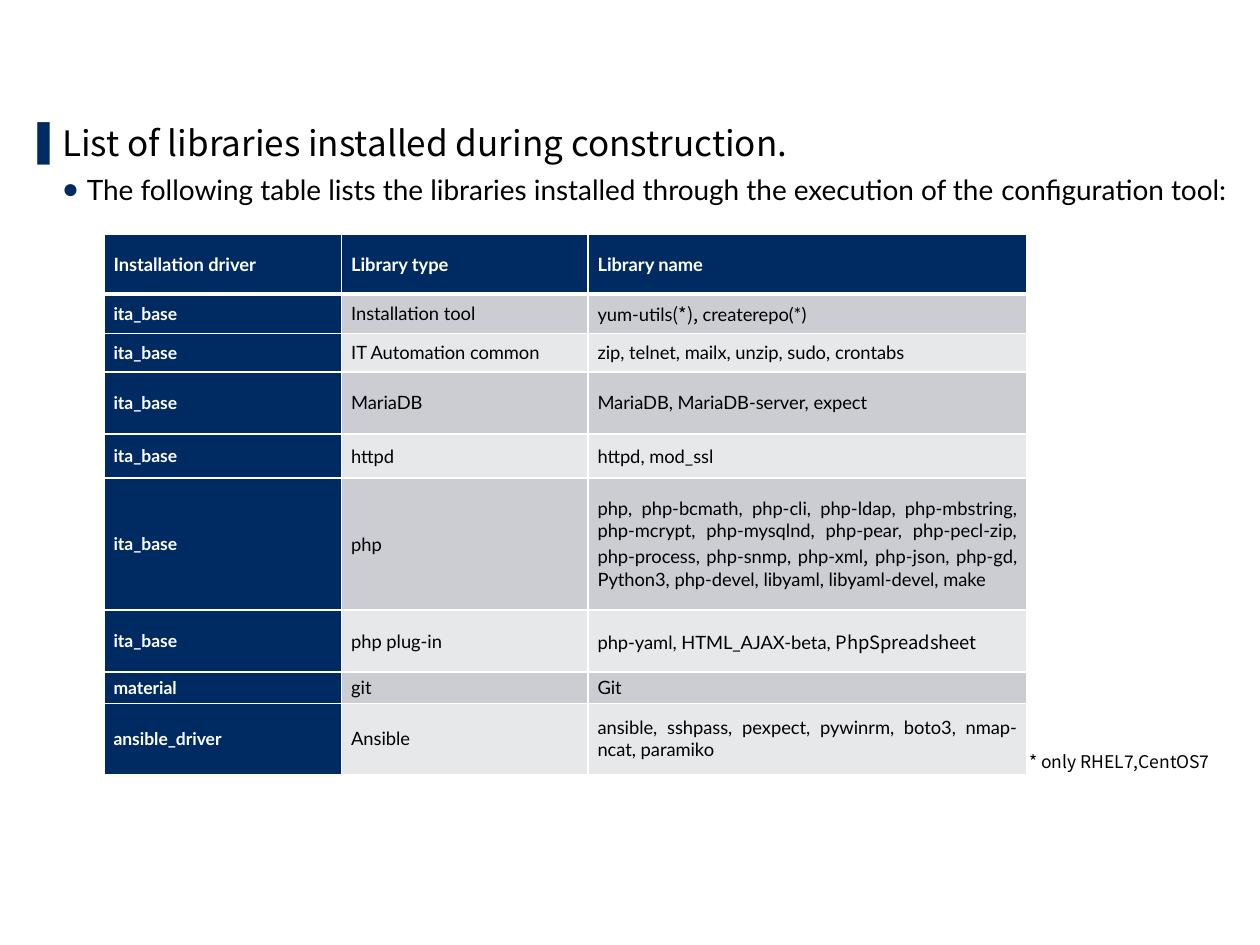
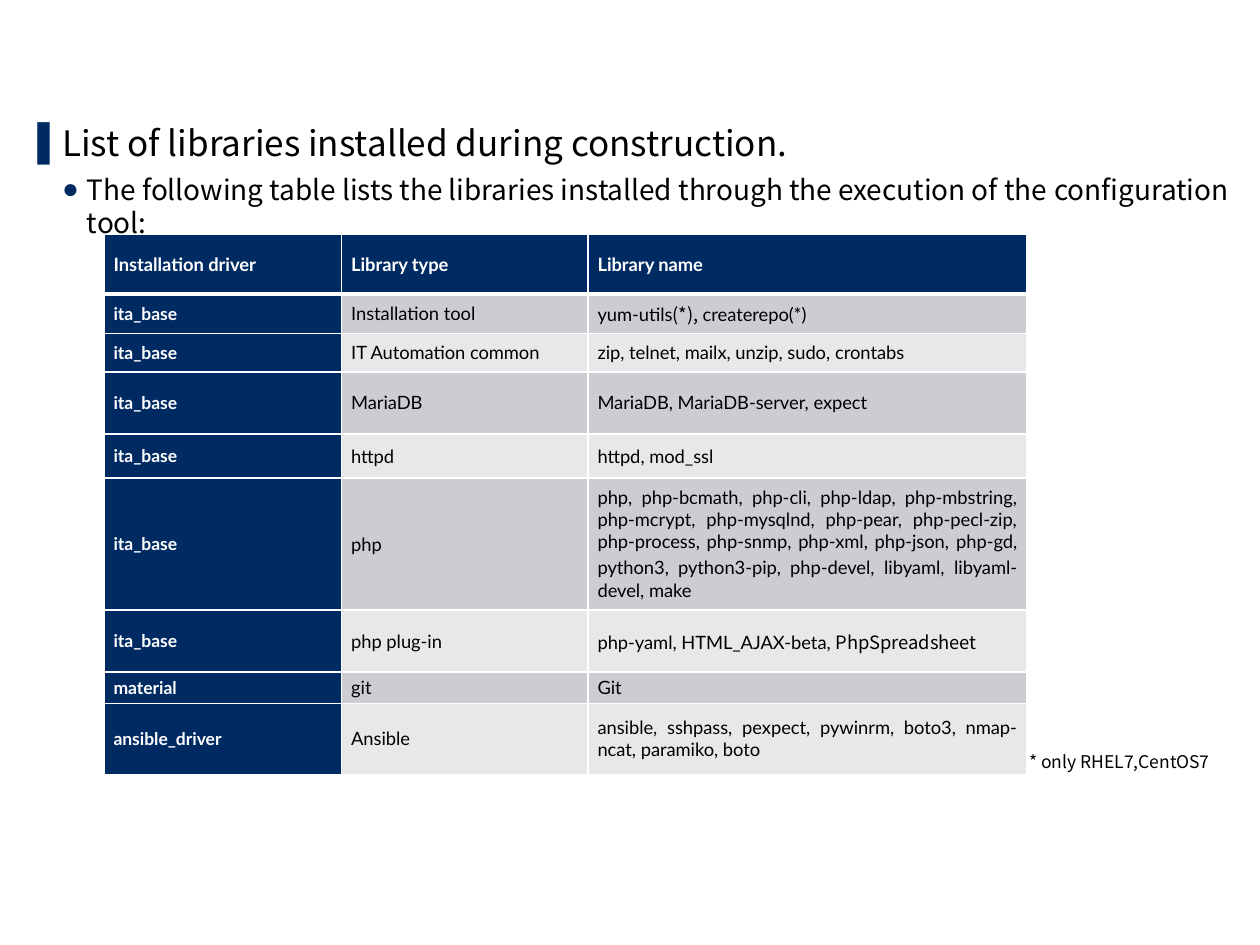
Before and after one commit to exastro-suite/it-automation-docs, a slide deck: slide 22 of asset/Learn/ITA-online-install_en.pptx (slide 19 before the commit). Drawn at 1260x945 pixels with LibreOffice and Linux fonts; fonts in the diff are those of the drawing; background and template pictures are left out. Boxes give left, top, right and bottom in pixels: in the first picture for what was removed or moved away, otherwise in the second. Text is boxed around its words. In the diff, an @@ line names an element or a change of style, - is before the commit and + after.

```diff
--- a/asset/Learn/ITA-online-install_en.pptx
+++ b/asset/Learn/ITA-online-install_en.pptx
@@ text at [87, 177, 1228, 241]: font Lato to Noto Sans CJK JP in "The following table lists the libraries installed ..." @@
@@ table at [105, 234, 1028, 775] @@
-row 6, column 3: php, php-bcmath, php-cli, php-ldap, php-mbstring, php-mcrypt, php-mysqlnd, php-pear, php-pecl-zip, php-process, php-snmp, php-xml, php-json, php-gd, Python3, php-devel, libyaml, libyaml-devel, make
+row 6, column 3: php, php-bcmath, php-cli, php-ldap, php-mbstring, php-mcrypt, php-mysqlnd, php-pear, php-pecl-zip, php-process, php-snmp, php-xml, php-json, php-gd, python3, python3-pip, php-devel, libyaml, libyaml-devel, make
-row 9, column 3: ansible, sshpass, pexpect, pywinrm, boto3, nmap-ncat, paramiko
+row 9, column 3: ansible, sshpass, pexpect, pywinrm, boto3, nmap-ncat, paramiko, boto
```
Also in this commit, not shown: 16 other slides changed, 8 slides added, 5 slides removed, 7 other files.
